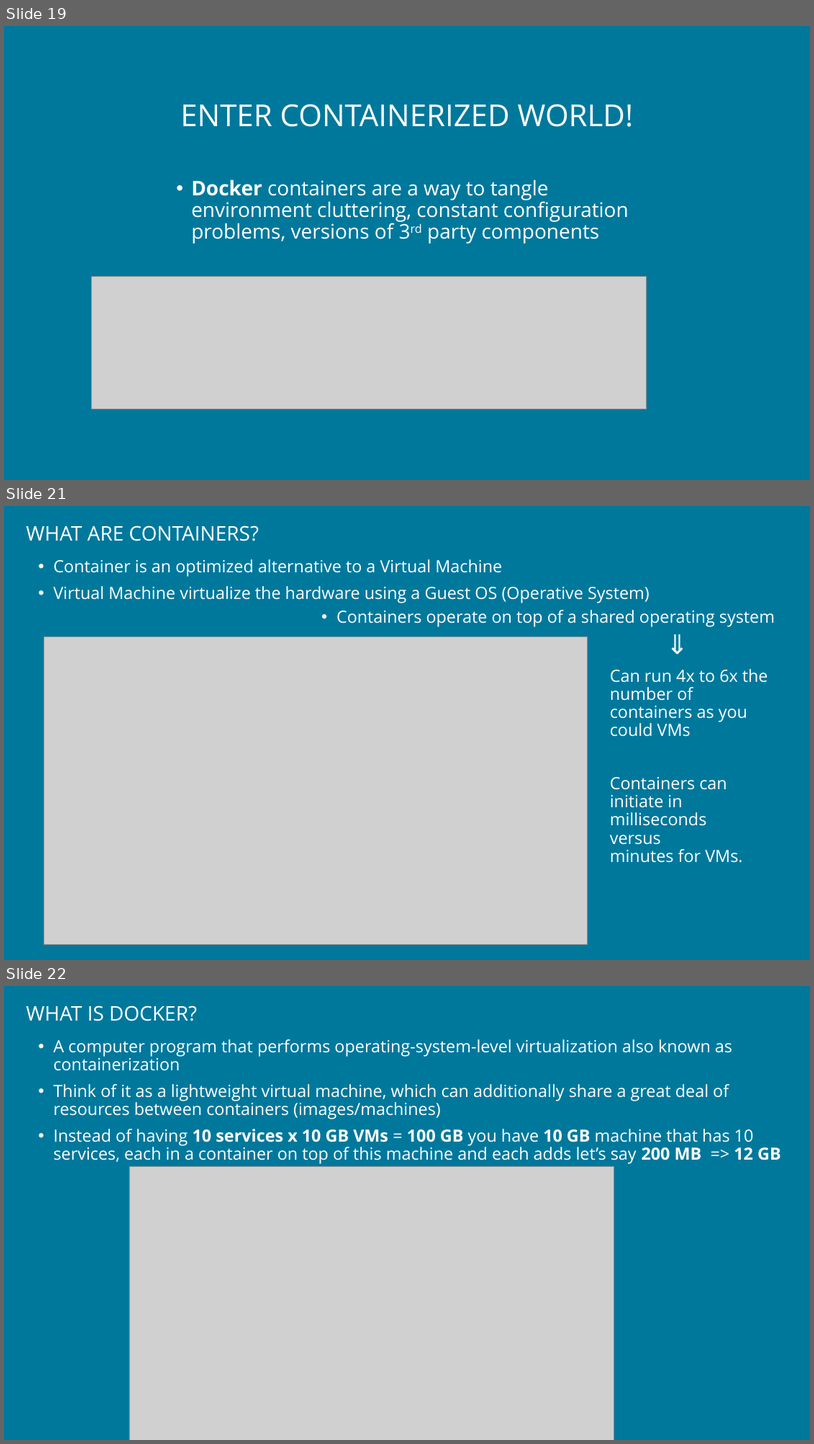
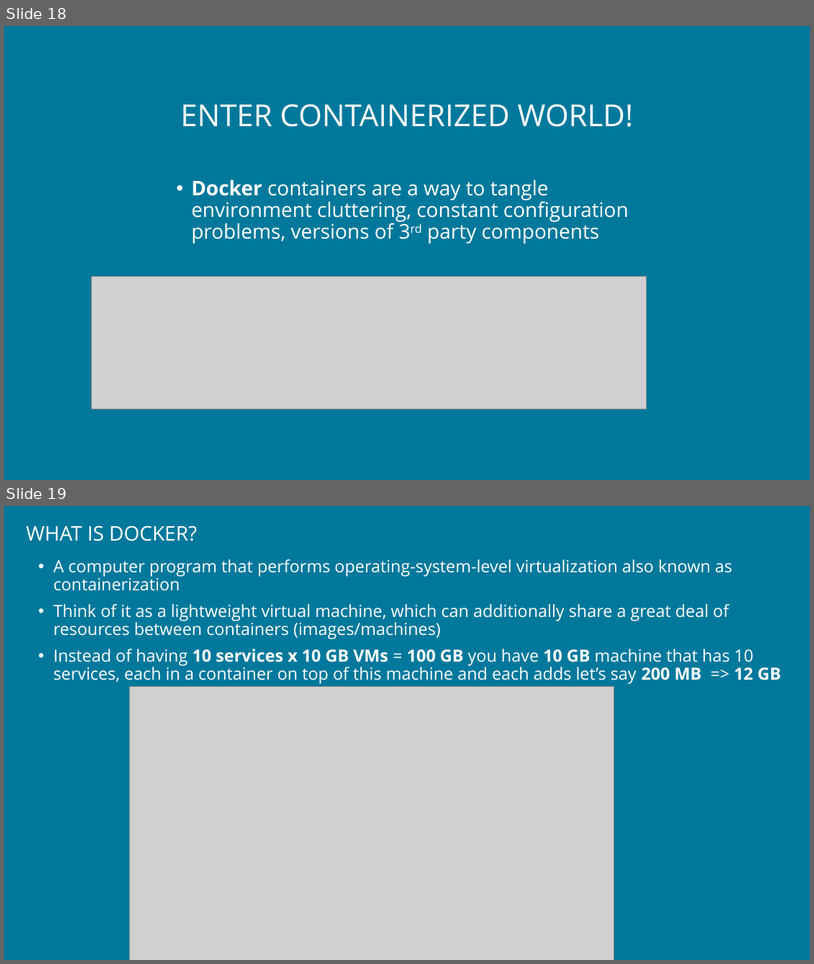
Before and after one commit to PawelTroka/Kubernetes-and-microservices-as-an-easy-way-to-build-scalable-solutions, a slide deck: Kubernetes & microservices as an easy way to build scalable solutions - short.pptx. Shown one above the other, each under a label of ours: slides 19, 21 and 22 before the commit, slides 18 and 19 after it; the slides between them are not shown. The pictures are 814x1444 and 814x964 pixels, drawn with LibreOffice and Linux fonts; fonts in the diff are those of the drawing; grey boxes stand for pictures; background and template pictures are left out. Boxes give left, top, right and bottom in pixels: in the first picture for what was removed or moved away, otherwise in the second. Text is boxed around its words. In the diff, an @@ line names an element or a change of style, - is before the commit and + after.

```diff
--- a/Kubernetes & microservices as an easy way to build scalable solutions - short.pptx
+++ b/Kubernetes & microservices as an easy way to build scalable solutions - short.pptx
@@ slide 21 removed at bbox=[4, 506, 810, 960], background #00789C @@
@@ title removed at bbox=[26, 525, 259, 541] @@
-WHAT ARE CONTAINERS?
@@ text removed at bbox=[54, 559, 650, 603] @@
-• Container is an optimized alternative to a Virtual Machine
-• Virtual Machine virtualize the hardware using a Guest OS (Operative System)
@@ text removed at bbox=[337, 610, 775, 627] @@
-• Containers operate on top of a shared operating system
@@ text removed at bbox=[661, 627, 700, 667] @@
-⇒
@@ picture removed at bbox=[44, 637, 587, 944] @@
@@ text removed at bbox=[610, 669, 769, 862] @@
-Can run 4x to 6x the number of containers as you could VMs
-Containers can initiate in milliseconds
-versus
-minutes for VMs.
@@ what was slide 19 is now slide 18 @@
@@ what was slide 22 is now slide 19 @@
```
Also in this commit, not shown: 2 slides changed, 2 other slides removed.
